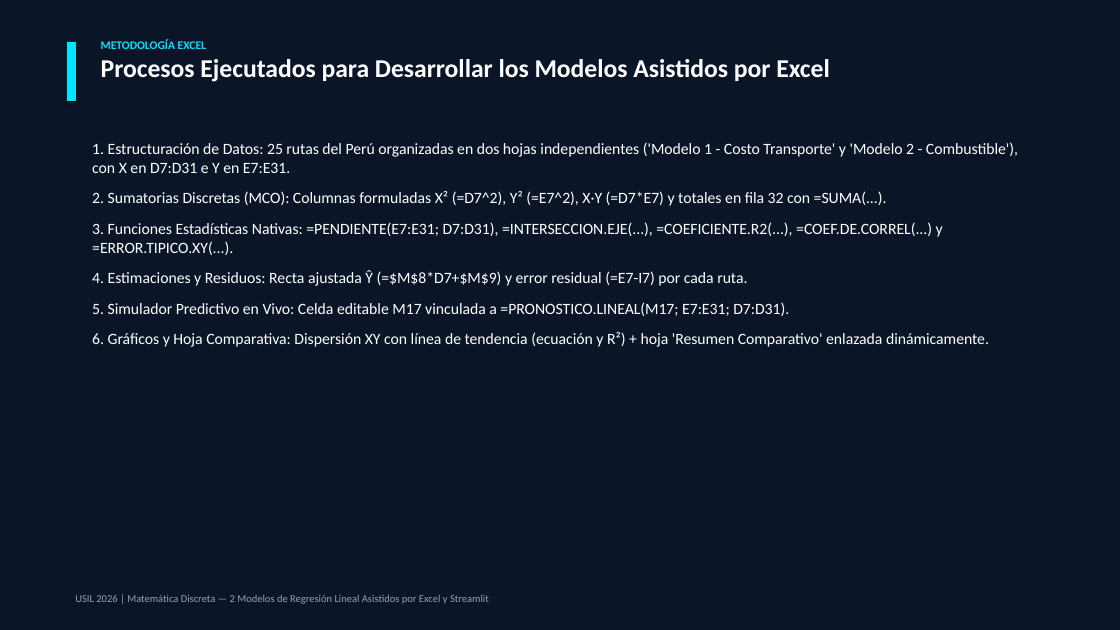
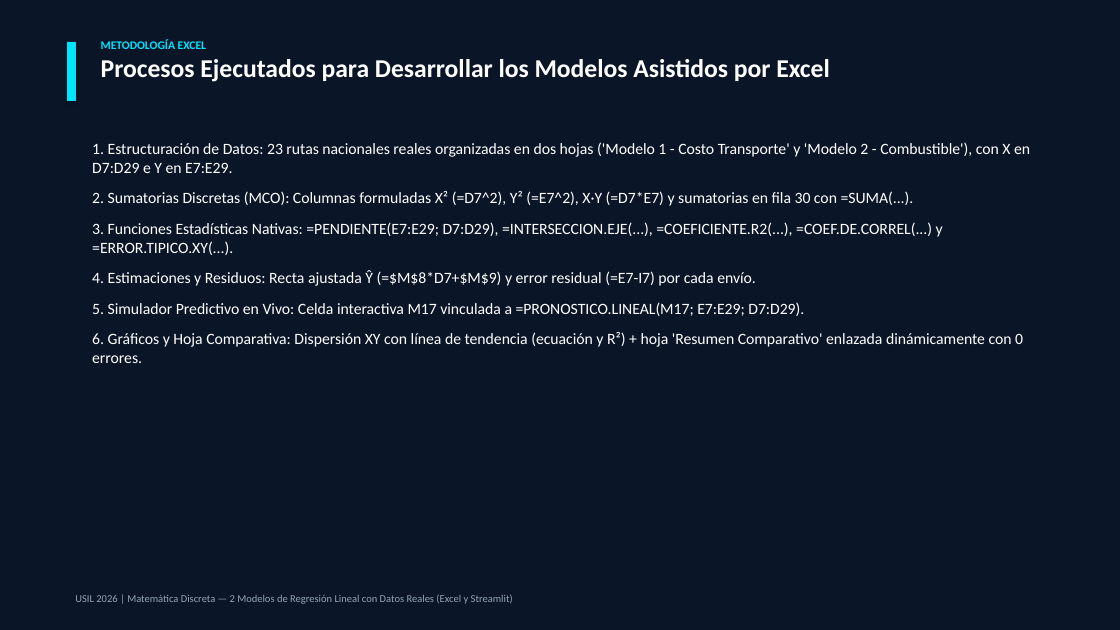
Before and after one commit to Kenny2006-PE/entregable_matematica, a slide deck: slide 2 of 02 Presentación.pptx. Drawn at 1120x630 pixels with LibreOffice and Linux fonts; fonts in the diff are those of the drawing. Boxes give left, top, right and bottom in pixels: in the first picture for what was removed or moved away, otherwise in the second. Text is boxed around its words. In the diff, an @@ line names an element or a change of style, - is before the commit and + after.

Commit message:
feat: Integrar dataset real de 23 rutas con variabilidad topografica y actualizar Excel, Word, PPT y App

```diff
--- a/02 Presentación.pptx
+++ b/02 Presentación.pptx
@@ text at [92, 142, 1030, 363]: text changed @@
-1. Estructuración de Datos: 25 rutas del Perú organizadas en dos hojas independientes ('Modelo 1 - Costo Transporte' y 'Modelo 2 - Combustible'), con X en D7:D31 e Y en E7:E31.
-2. Sumatorias Discretas (MCO): Columnas formuladas X² (=D7^2), Y² (=E7^2), X·Y (=D7*E7) y totales en fila 32 con =SUMA(...).
-3. Funciones Estadísticas Nativas: =PENDIENTE(E7:E31; D7:D31), =INTERSECCION.EJE(...), =COEFICIENTE.R2(...), =COEF.DE.CORREL(...) y =ERROR.TIPICO.XY(...).
-4. Estimaciones y Residuos: Recta ajustada Ŷ (=$M$8*D7+$M$9) y error residual (=E7-I7) por cada ruta.
-5. Simulador Predictivo en Vivo: Celda editable M17 vinculada a =PRONOSTICO.LINEAL(M17; E7:E31; D7:D31).
-6. Gráficos y Hoja Comparativa: Dispersión XY con línea de tendencia (ecuación y R²) + hoja 'Resumen Comparativo' enlazada dinámicamente.
+1. Estructuración de Datos: 23 rutas nacionales reales organizadas en dos hojas ('Modelo 1 - Costo Transporte' y 'Modelo 2 - Combustible'), con X en D7:D29 e Y en E7:E29.
+2. Sumatorias Discretas (MCO): Columnas formuladas X² (=D7^2), Y² (=E7^2), X·Y (=D7*E7) y sumatorias en fila 30 con =SUMA(...).
+3. Funciones Estadísticas Nativas: =PENDIENTE(E7:E29; D7:D29), =INTERSECCION.EJE(...), =COEFICIENTE.R2(...), =COEF.DE.CORREL(...) y =ERROR.TIPICO.XY(...).
+4. Estimaciones y Residuos: Recta ajustada Ŷ (=$M$8*D7+$M$9) y error residual (=E7-I7) por cada envío.
+5. Simulador Predictivo en Vivo: Celda interactiva M17 vinculada a =PRONOSTICO.LINEAL(M17; E7:E29; D7:D29).
+6. Gráficos y Hoja Comparativa: Dispersión XY con línea de tendencia (ecuación y R²) + hoja 'Resumen Comparativo' enlazada dinámicamente con 0 errores.
@@ text at [75, 594, 513, 604]: text changed @@
-USIL 2026 | Matemática Discreta — 2 Modelos de Regresión Lineal Asistidos por Excel y Streamlit
+USIL 2026 | Matemática Discreta — 2 Modelos de Regresión Lineal con Datos Reales (Excel y Streamlit)
```
Also in this commit, not shown: 5 other slides changed, 11 other files.
